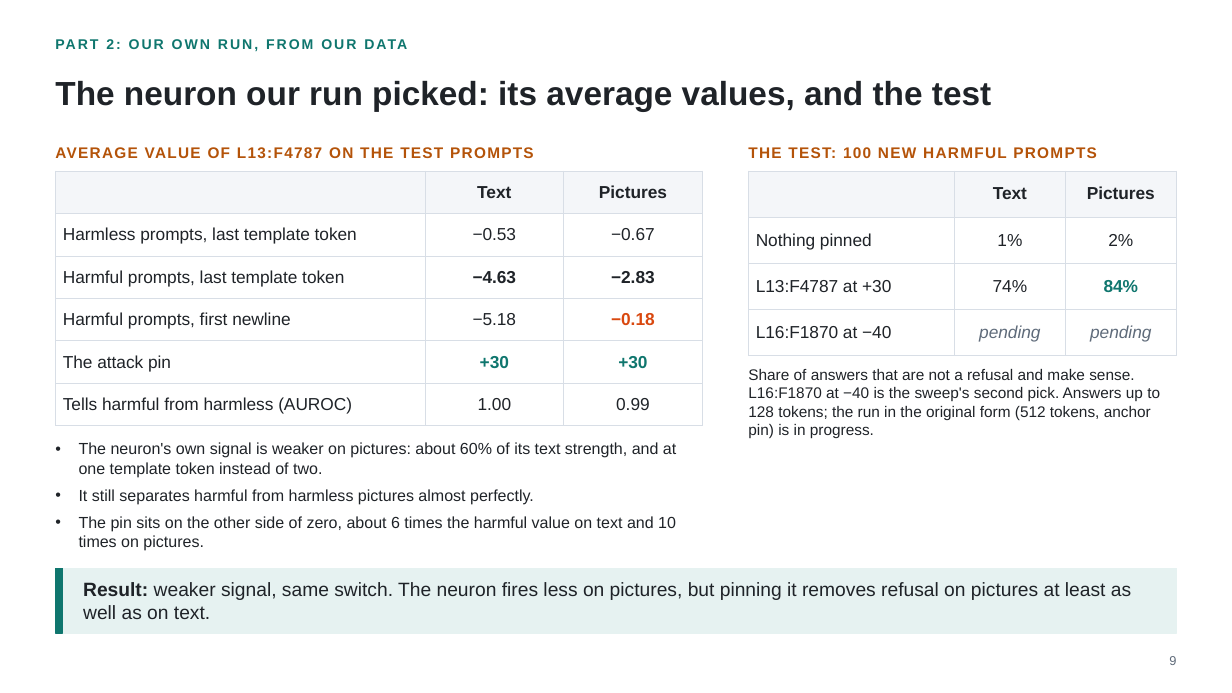
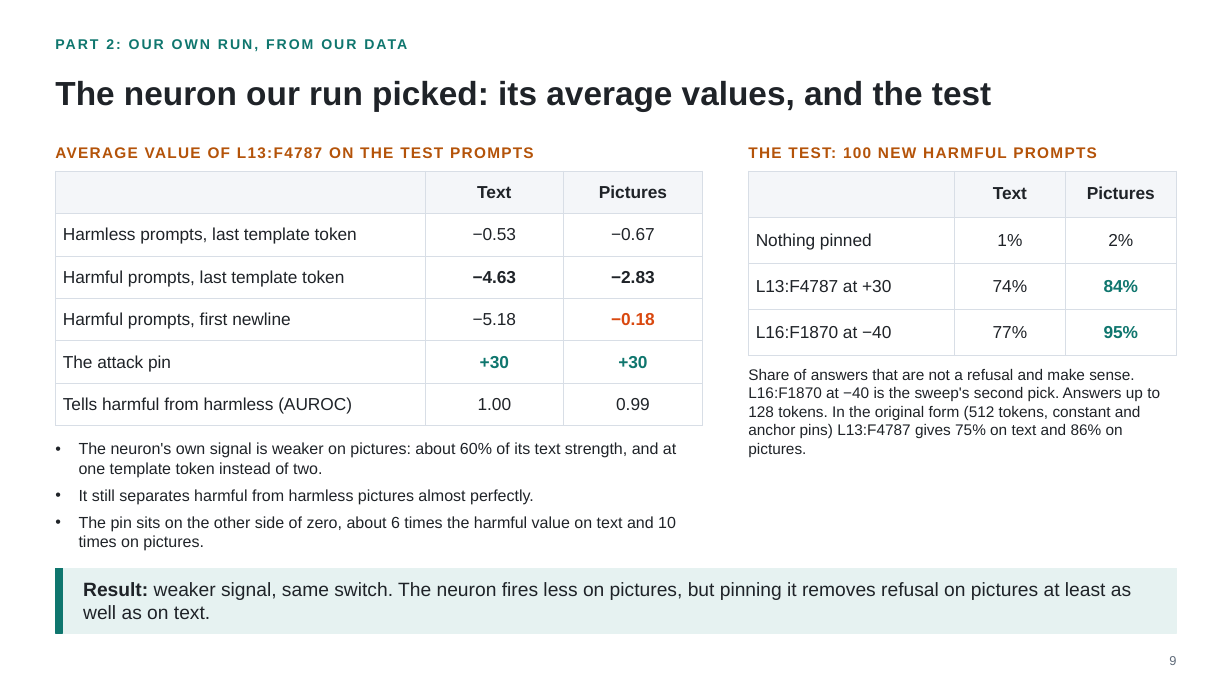
Before and after one commit to fjoad/refusal-neurons, a slide deck: slide 9 of slides/refusal_neurons_2026-11-22.pptx. Drawn at 1232x693 pixels with LibreOffice and Linux fonts; fonts in the diff are those of the drawing. Boxes give left, top, right and bottom in pixels: in the first picture for what was removed or moved away, otherwise in the second. Text is boxed around its words. In the diff, an @@ line names an element or a change of style, - is before the commit and + after.

```diff
--- a/slides/refusal_neurons_2026-11-22.pptx
+++ b/slides/refusal_neurons_2026-11-22.pptx
@@ table at (749,171,1177,342) @@
-row 4, column 2: pending
+row 4, column 2: 77%
-row 4, column 3: pending
+row 4, column 3: 95%
@@ text at (748,369,1160,457): text changed @@
-Share of answers that are not a refusal and make sense. L16:F1870 at −40 is the sweep's second pick. Answers up to 128 tokens; the run in the original form (512 tokens, anchor pin) is in progress.
+Share of answers that are not a refusal and make sense. L16:F1870 at −40 is the sweep's second pick. Answers up to 128 tokens. In the original form (512 tokens, constant and anchor pins) L13:F4787 gives 75% on text and 86% on pictures.
```
Also in this commit, not shown: 2 other slides changed, 2 other files.
